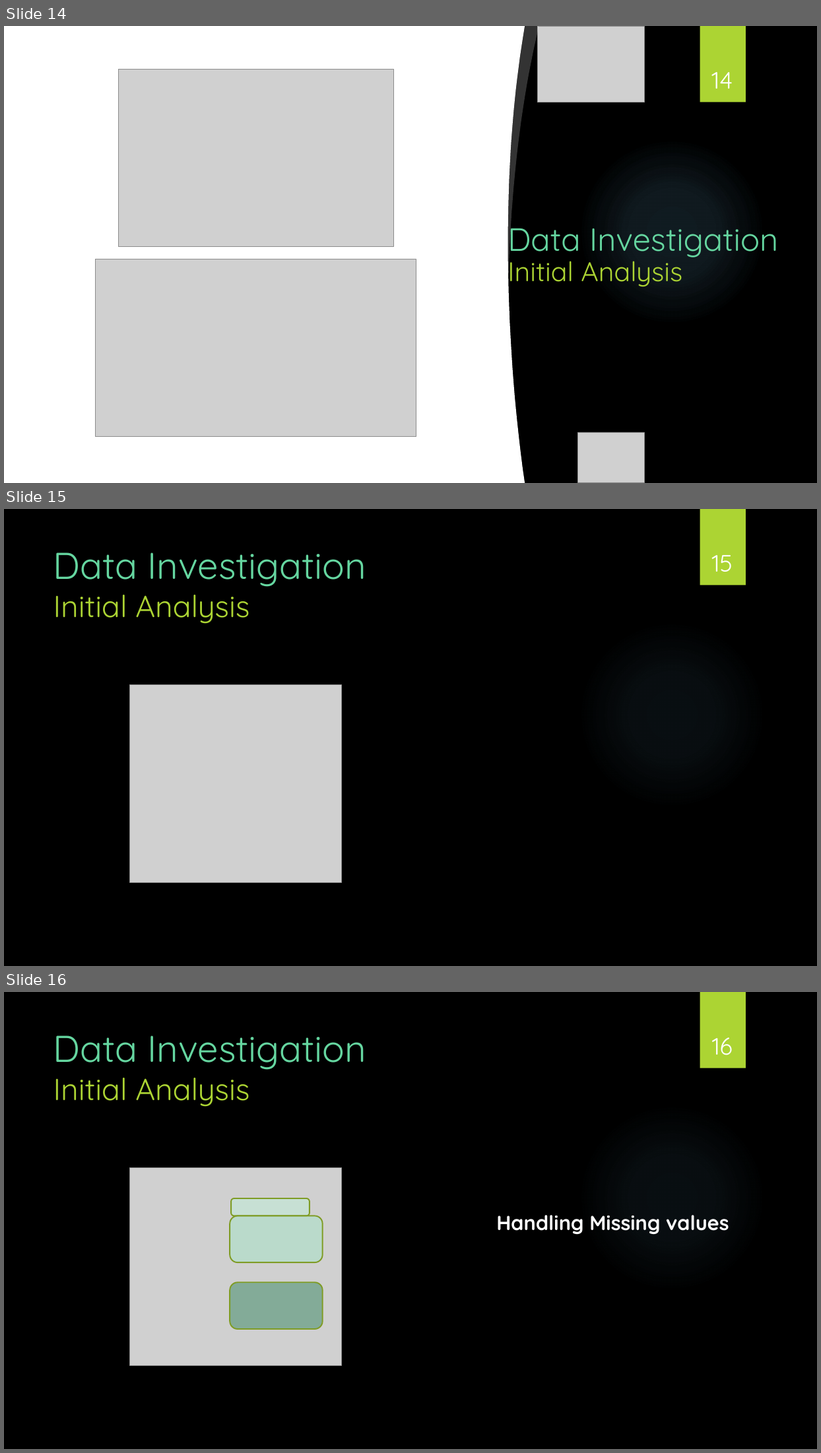
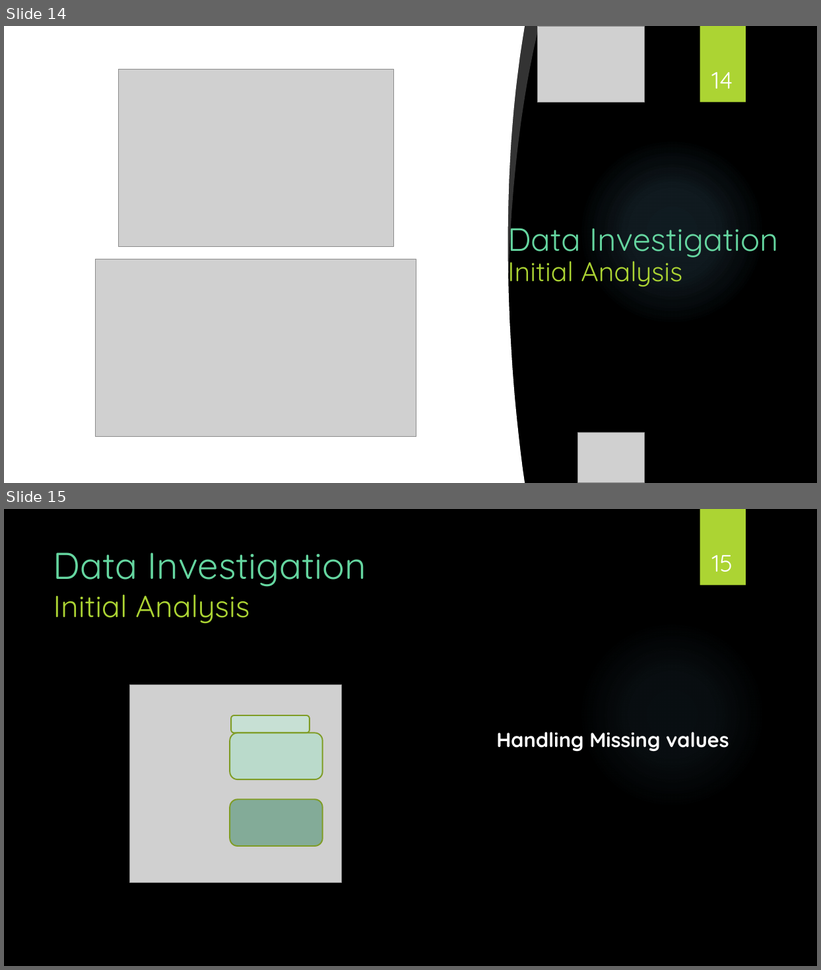
Before and after one commit to AbdullahArshad94/HousingData, a slide deck: endyearproject.pptx. Shown one above the other, each under a label of ours: slides 14, 15 and 16 before the commit, slides 14 and 15 after it. The pictures are 821x1453 and 821x970 pixels, drawn with LibreOffice and Linux fonts; fonts in the diff are those of the drawing; grey boxes stand for pictures; background and template pictures are left out. Boxes give left, top, right and bottom in pixels: in the first picture for what was removed or moved away, otherwise in the second. Text is boxed around its words. In the diff, an @@ line names an element or a change of style, - is before the commit and + after.

```diff
--- a/endyearproject.pptx
+++ b/endyearproject.pptx
@@ slide 15 removed at bbox=[4, 509, 817, 966], background picture (left out); not listed: 2 template elements that a slide beside it also shows @@
@@ title removed at bbox=[54, 553, 366, 624] @@
-Data Investigation
-Initial Analysis
@@ page number removed at bbox=[712, 555, 733, 572] @@
-15
@@ picture removed at bbox=[129, 685, 341, 883] @@
@@ what was slide 16 is now slide 15 @@
@@ page number at bbox=[712, 555, 733, 572]: text changed @@
-16
+15
```
Also in this commit, not shown: 2 other slides removed, 2 other files.
